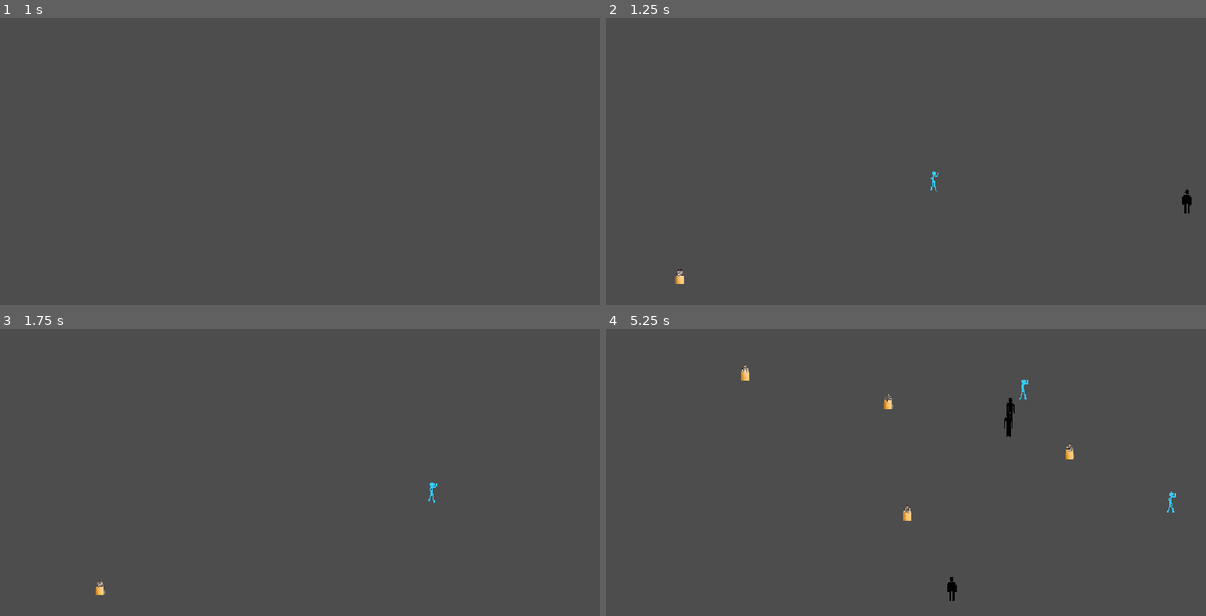
Above: before the commit, frames 1-4 (two rows, left to right).
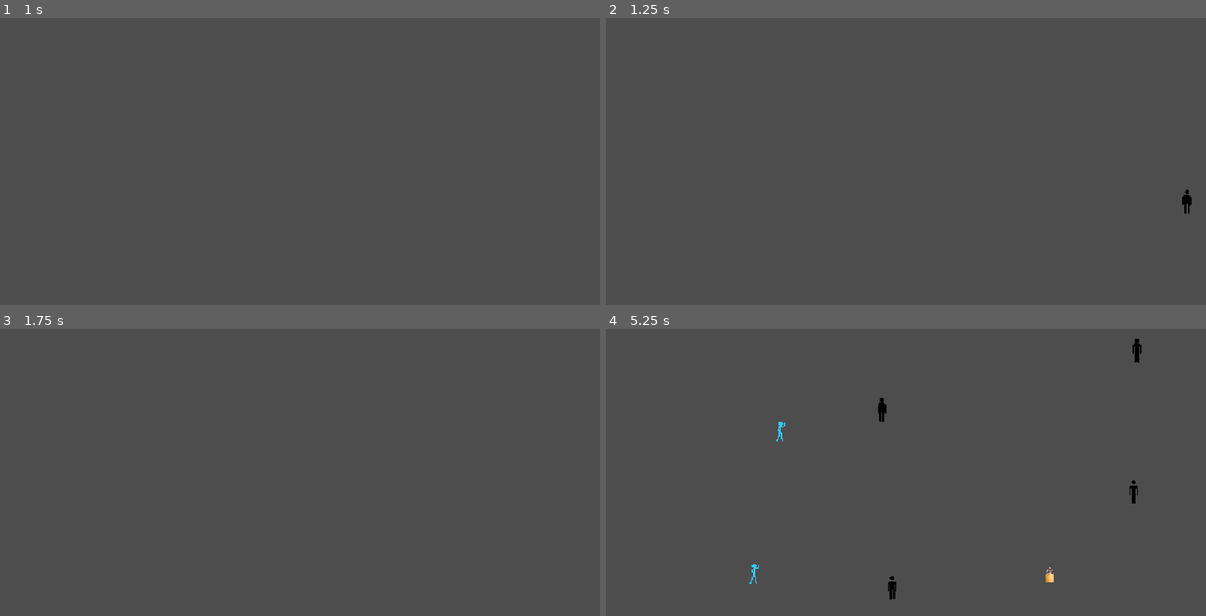
Above: after the commit, the same moments.

Repository: Chiqui-Nero-Corp/Prueba-N-3
Game: Godot game, scene res://node_2d.tscn
The game is run twice, just before and just after one commit, with the same random seed, the same clock (stepped at 60 frames per second) and the same inputs. This scene is started directly instead of the project's main scene.
Inputs:
- Up to frame 1 (1 s): tap Enter (ui_accept) at 0.5, 0.77 s
- Up to frame 2 (1.25 s): no input
- Up to frame 3 (1.75 s): tap Enter (ui_accept) at 1.52 s
- Up to frame 4 (5.25 s): tap Enter (ui_accept) at 3.02, 3.77, 4.52 s

Frame 1 is identical in both runs. In frame 2, less than 0.1% of the frame differs, in the area x 11-56%, y 53-93%; in frame 3, 0.1%; in frame 4, 1.0%, in the area x 22-95%, y 3-95%.

Commit message:
cambio en los spawn rate

Diff:
--- a/movimiento/node_2d.tscn
+++ b/movimiento/node_2d.tscn
@@ -1,6 +1,8 @@
 [gd_scene format=3 uid="uid://cfe574hxblvuj"]
 
 [ext_resource type="Script" uid="uid://ob3qb7ydxcvd" path="res://spawner_timer.gd" id="2_0e48y"]
+[ext_resource type="Script" uid="uid://cqnpc3u1daqjt" path="res://spawner_dino_rapido.gd" id="2_epypp"]
+[ext_resource type="Script" uid="uid://b1xhtvpmj36jf" path="res://spawner_dino_acorazado.gd" id="3_epypp"]
 
 [node name="Node2D" type="Node2D" unique_id=1469555994]
 position = Vector2(-1, 1)
@@ -11,3 +13,17 @@
 [node name="Timer" type="Timer" parent="Spawner timer" unique_id=1872012333]
 wait_time = 1.0299999999999998
 autostart = true
+
+[node name="Spawner dino_rapido" type="Node2D" parent="." unique_id=472950020]
+script = ExtResource("2_epypp")
+
+[node name="Timer_dino_rapido" type="Timer" parent="Spawner dino_rapido" unique_id=1423482699]
+wait_time = 2.35
+autostart = true
+
+[node name="Spawner dino_acorazado" type="Node2D" parent="." unique_id=1727615738]
+script = ExtResource("3_epypp")
+
+[node name="Timer_dino_acorazado" type="Timer" parent="Spawner dino_acorazado" unique_id=1757814869]
+wait_time = 4.5
+autostart = true
--- /dev/null
+++ b/movimiento/spawner_dino_acorazado.gd
@@ -0,0 +1,35 @@
+extends Node2D
+
+# 1. Cargamos la escena guardada de tu NPC (Asegurate de poner la ruta correcta de tu archivo .tscn)
+
+
+@onready var npc_escena3 = preload("res://dino_acorazado.tscn")
+# 2. Referencia automática al nodo Timer que creamos como hijo
+@onready var timer = $Timer_dino_acorazado
+
+# Margen para que no aparezcan justo encima del borde exacto de la pantalla
+var margen_spawn = 50.0
+
+func _ready():
+	# Conectamos la señal del Timer al código
+	timer.timeout.connect(_on_timer_timeout)
+
+func _on_timer_timeout():
+	_generar_npc()
+
+func _generar_npc():
+	# Creamos una nueva copia física (instancia) del NPC en memoria
+
+	var nuevo_npc3 = npc_escena3.instantiate()
+	# Obtenemos las dimensiones totales de la pantalla actual
+	var limite_pantalla = get_viewport_rect().size
+
+	# Calculamos posiciones aleatorias seguras dentro de la pantalla
+
+	var x_aleatoria3 = randf_range(margen_spawn, limite_pantalla.x - margen_spawn)
+	var y_aleatoria3 = randf_range(margen_spawn, limite_pantalla.y - margen_spawn)
+	# Asignamos la posición combinada aleatoria al NPC
+	nuevo_npc3.position = Vector2(x_aleatoria3, y_aleatoria3)
+	# Añadimos el NPC oficialmente a la escena del juego
+
+	add_child(nuevo_npc3)
--- /dev/null
+++ b/movimiento/spawner_dino_rapido.gd
@@ -0,0 +1,38 @@
+extends Node2D
+
+# 1. Cargamos la escena guardada de tu NPC (Asegurate de poner la ruta correcta de tu archivo .tscn)
+
+@onready var npc_escena2 = preload("res://dino_rapido.tscn")
+
+# 2. Referencia automática al nodo Timer que creamos como hijo
+@onready var timer = $Timer_dino_rapido
+
+# Margen para que no aparezcan justo encima del borde exacto de la pantalla
+var margen_spawn = 50.0
+
+func _ready():
+	# Conectamos la señal del Timer al código
+	timer.timeout.connect(_on_timer_timeout)
+
+func _on_timer_timeout():
+	_generar_npc()
+
+func _generar_npc():
+	# Creamos una nueva copia física (instancia) del NPC en memoria
+
+	var nuevo_npc2 = npc_escena2.instantiate()
+
+	# Obtenemos las dimensiones totales de la pantalla actual
+	var limite_pantalla = get_viewport_rect().size
+
+	# Calculamos posiciones aleatorias seguras dentro de la pantalla
+	var x_aleatoria2 = randf_range(margen_spawn, limite_pantalla.x - margen_spawn)
+	var y_aleatoria2 = randf_range(margen_spawn, limite_pantalla.y - margen_spawn)
+
+	# Asignamos la posición combinada aleatoria al NPC
+
+	nuevo_npc2.position = Vector2(x_aleatoria2, y_aleatoria2)
+
+	# Añadimos el NPC oficialmente a la escena del juego
+
+	add_child(nuevo_npc2)
--- a/movimiento/spawner_timer.gd
+++ b/movimiento/spawner_timer.gd
@@ -2,8 +2,8 @@
 
 # 1. Cargamos la escena guardada de tu NPC (Asegurate de poner la ruta correcta de tu archivo .tscn)
 @onready var npc_escena = preload("res://dino_base.tscn")
-@onready var npc_escena2 = preload("res://dino_rapido.tscn")
-@onready var npc_escena3 = preload("res://dino_acorazado.tscn")
+
+
 # 2. Referencia automática al nodo Timer que creamos como hijo
 @onready var timer = $Timer
 
@@ -20,23 +20,17 @@
 func _generar_npc():
 	# Creamos una nueva copia física (instancia) del NPC en memoria
 	var nuevo_npc = npc_escena.instantiate()
-	var nuevo_npc2 = npc_escena2.instantiate()
-	var nuevo_npc3 = npc_escena3.instantiate()
+
+
 	# Obtenemos las dimensiones totales de la pantalla actual
 	var limite_pantalla = get_viewport_rect().size
 
 	# Calculamos posiciones aleatorias seguras dentro de la pantalla
 	var x_aleatoria = randf_range(margen_spawn, limite_pantalla.x - margen_spawn)
 	var y_aleatoria = randf_range(margen_spawn, limite_pantalla.y - margen_spawn)
-	var x_aleatoria2 = randf_range(margen_spawn, limite_pantalla.x - margen_spawn)
-	var y_aleatoria2 = randf_range(margen_spawn, limite_pantalla.y - margen_spawn)
-	var x_aleatoria3 = randf_range(margen_spawn, limite_pantalla.x - margen_spawn)
-	var y_aleatoria3 = randf_range(margen_spawn, limite_pantalla.y - margen_spawn)
+
 	# Asignamos la posición combinada aleatoria al NPC
 	nuevo_npc.position = Vector2(x_aleatoria, y_aleatoria)
-	nuevo_npc2.position = Vector2(x_aleatoria2, y_aleatoria2)
-	nuevo_npc3.position = Vector2(x_aleatoria3, y_aleatoria3)
+
 	# Añadimos el NPC oficialmente a la escena del juego
 	add_child(nuevo_npc)
-	add_child(nuevo_npc2)
-	add_child(nuevo_npc3)
Not shown, added: movimiento/spawner_dino_acorazado.gd.uid
Not shown, added: movimiento/spawner_dino_rapido.gd.uid
